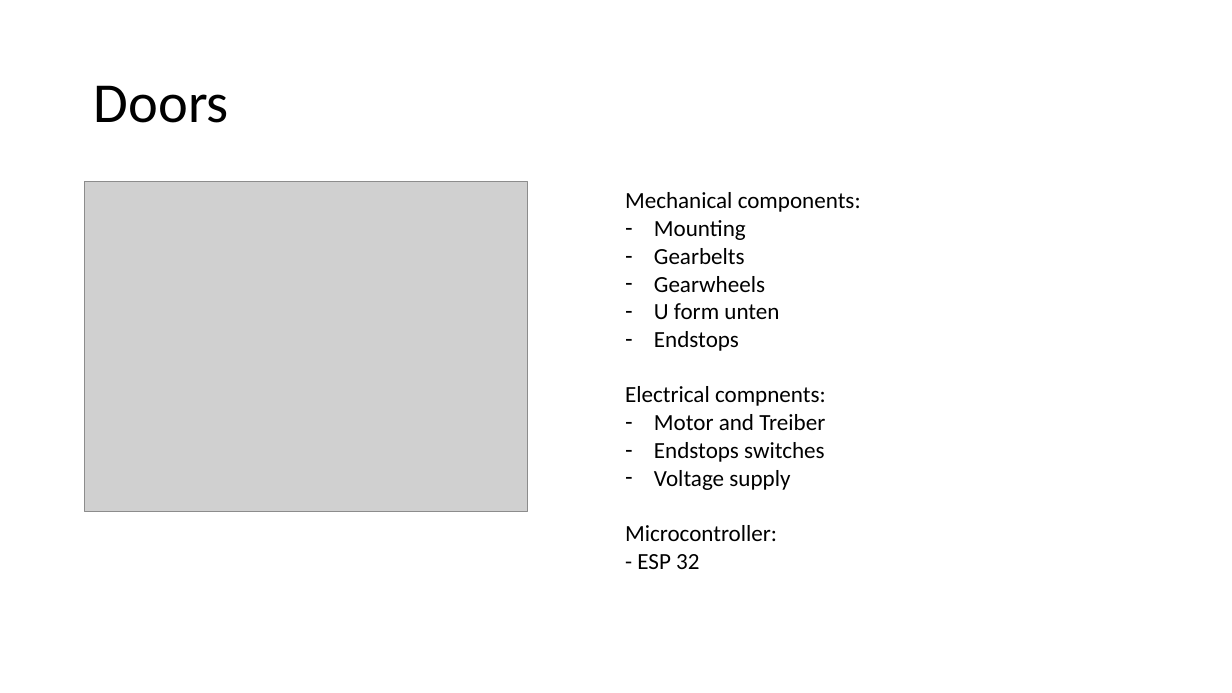
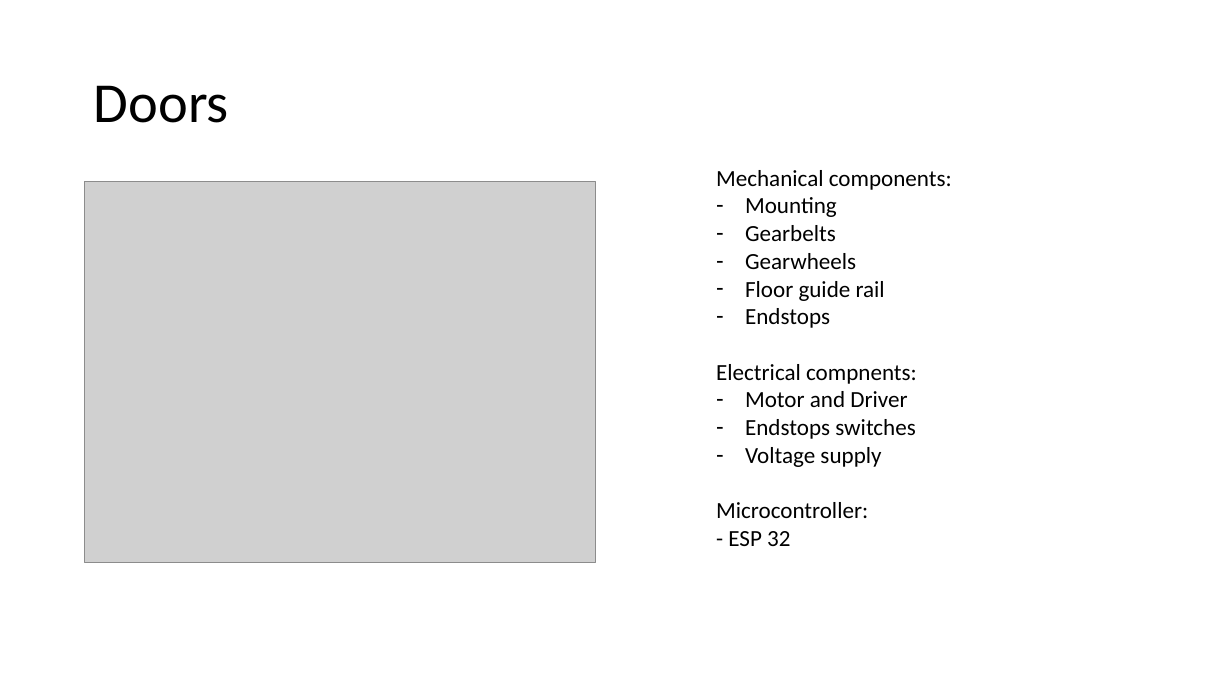
Before and after one commit to ubilab-escape/first-door, a slide deck: slide 7 of Präsentation.pptx. Drawn at 1232x693 pixels with LibreOffice and Linux fonts; fonts in the diff are those of the drawing; grey boxes stand for pictures. Boxes give left, top, right and bottom in pixels: in the first picture for what was removed or moved away, otherwise in the second. Text is boxed around its words. In the diff, an @@ line names an element or a change of style, - is before the commit and + after.

Commit message:
added doors

```diff
--- a/Präsentation.pptx
+++ b/Präsentation.pptx
@@ text "Mechanical components:" moved from (x1=625, y1=192, x2=861, y2=569) to (x1=716, y1=170, x2=952, y2=546) @@
@@ picture resized from (x1=85, y1=181, x2=528, y2=512) to (x1=85, y1=181, x2=596, y2=562) @@
@@ text at (x1=745, y1=281, x2=885, y2=301): text changed @@
-– U form unten
+– Floor guide rail
@@ text at (x1=745, y1=391, x2=907, y2=407): text changed @@
-– Motor and Treiber
+– Motor and Driver
```
Also in this commit, not shown: 4 other slides changed, 1 slide added, 1 slide removed.
